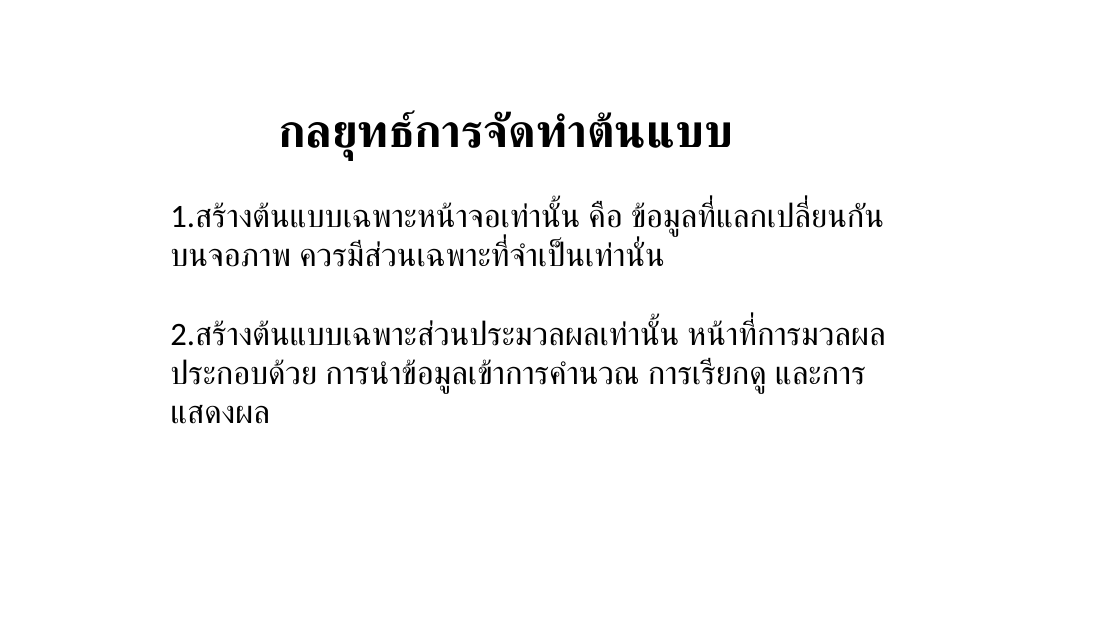
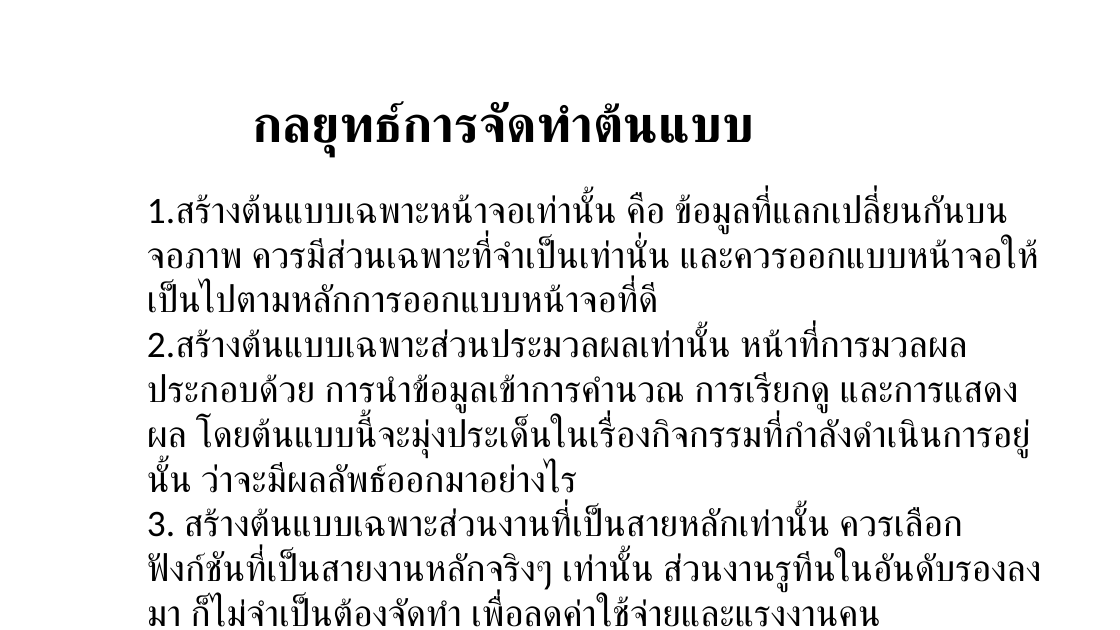
Before and after one commit to praew06/cpsc322_work, a slide deck: slide 5 of บทที่8.pptx (slide 4 before the commit). Drawn at 1120x630 pixels with LibreOffice and Linux fonts; fonts in the diff are those of the drawing; background and template pictures are left out. Boxes give left, top, right and bottom in pixels: in the first picture for what was removed or moved away, otherwise in the second. Text is boxed around its words. In the diff, an @@ line names an element or a change of style, - is before the commit and + after.

```diff
--- a/บทที่8.pptx
+++ b/บทที่8.pptx
@@ text "กลยุทธ์การจัดทำต้นแบบ": place and size @@
-text "กลยุทธ์การจัดทำต้นแบบ" at <box>278,111,733,161</box>
+text "กลยุทธ์การจัดทำต้นแบบ" at <box>252,102,754,156</box>
@@ text "กลยุทธ์การจัดทำต้นแบบ" at <box>252,102,754,156</box>: size 40 to 44 pt @@
@@ text at <box>147,194,1041,627</box>: text changed; size 28 to 32 pt @@
-1.สร้างต้นแบบเฉพาะหน้าจอเท่านั้น คือ ข้อมูลที่แลกเปลี่ยนกันบนจอภาพ ควรมีส่วนเฉพาะที่จำเป็นเท่านั่น
-2.สร้างต้นแบบเฉพาะส่วนประมวลผลเท่านั้น หน้าที่การมวลผลประกอบด้วย การนำข้อมูลเข้าการคำนวณ การเรียกดู และการแสดงผล
+1.สร้างต้นแบบเฉพาะหน้าจอเท่านั้น คือ ข้อมูลที่แลกเปลี่ยนกันบนจอภาพ ควรมีส่วนเฉพาะที่จำเป็นเท่านั่น และควรออกแบบหน้าจอให้เป็นไปตามหลักการออกแบบหน้าจอที่ดี
+2.สร้างต้นแบบเฉพาะส่วนประมวลผลเท่านั้น หน้าที่การมวลผลประกอบด้วย การนำข้อมูลเข้าการคำนวณ การเรียกดู และการแสดงผล โดยต้นแบบนี้จะมุ่งประเด็นในเรื่องกิจกรรมที่กำลังดำเนินการอยู่นั้น ว่าจะมีผลลัพธ์ออกมาอย่างไร
+3. สร้างต้นแบบเฉพาะส่วนงานที่เป็นสายหลักเท่านั้น ควรเลือกฟังก์ชันที่เป็นสายงานหลักจริงๆ เท่านั้น ส่วนงานรูทีนในอันดับรองลงมา ก็ไม่จำเป็นต้องจัดทำ เพื่อลดค่าใช้จ่ายและแรงงานคน
```
Also in this commit, not shown: 6 other slides changed, 1 slide added, 1 other file.
